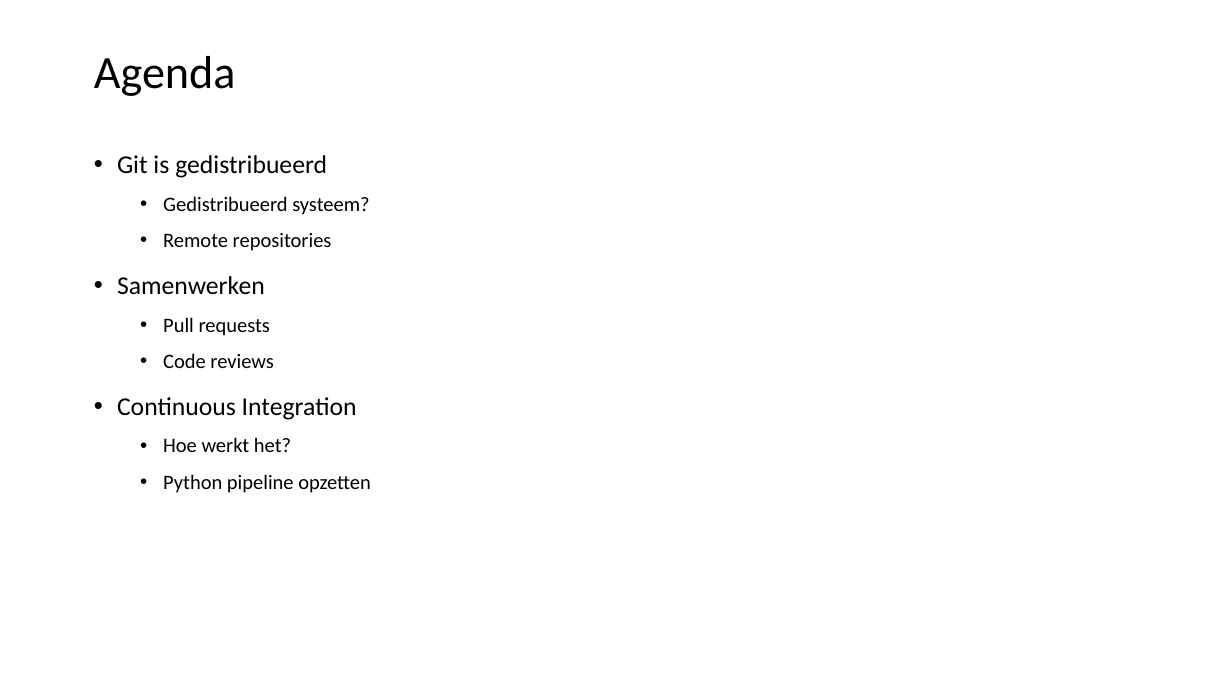
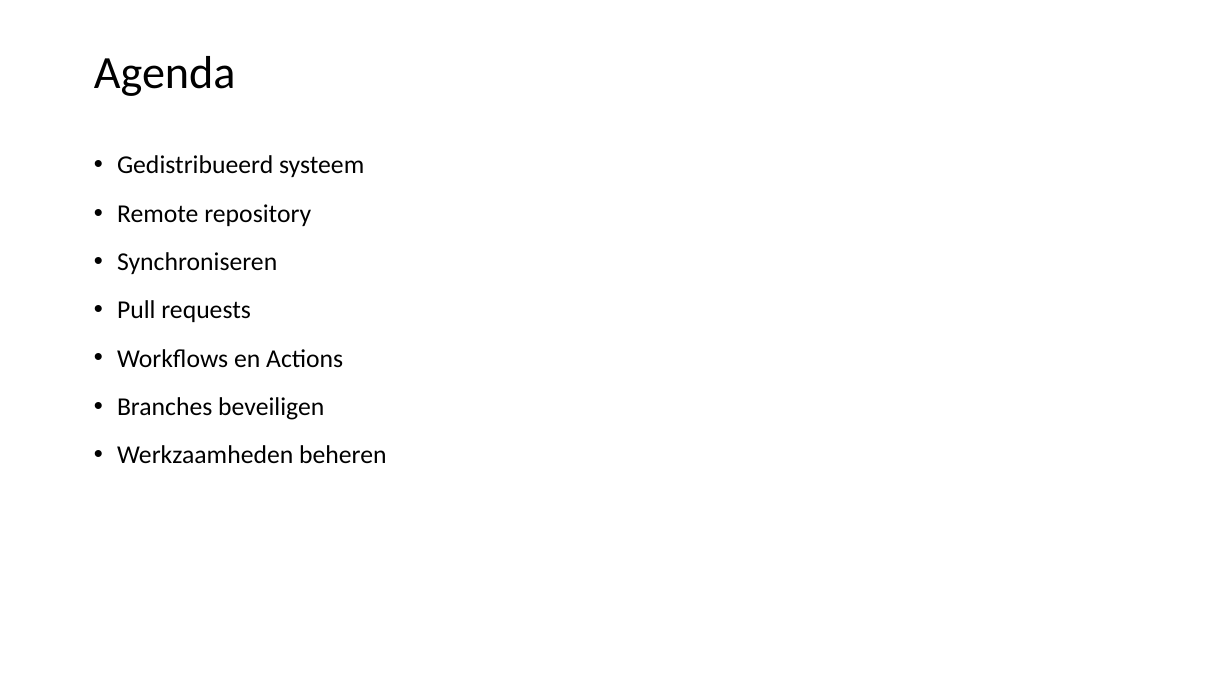
Before and after one commit to LFKoning/knowledge-sharing, a slide deck: slide 2 of git_course/2_collaboration/git_collaboration.pptx. Drawn at 1232x693 pixels with LibreOffice and Linux fonts; fonts in the diff are those of the drawing. Boxes give left, top, right and bottom in pixels: in the first picture for what was removed or moved away, otherwise in the second. Text is boxed around its words. In the diff, an @@ line names an element or a change of style, - is before the commit and + after.

```diff
--- a/git_course/2_collaboration/git_collaboration.pptx
+++ b/git_course/2_collaboration/git_collaboration.pptx
@@ text at (x1=117, y1=155, x2=364, y2=274): text changed; size 16 to 20 pt @@
-• Git is gedistribueerd
-  • Gedistribueerd systeem?
-  • Remote repositories
-• Samenwerken
+• Gedistribueerd systeem
+• Remote repository
+• Synchroniseren
@@ text at (x1=117, y1=300, x2=251, y2=322): size 16 to 20 pt in "Pull requests"; list level 2 to 1 in "Pull requests" @@
@@ text at (x1=117, y1=349, x2=386, y2=464): text changed; size 16 to 20 pt @@
-  • Code reviews
-• Continuous Integration
-  • Hoe werkt het?
-  • Python pipeline opzetten
+• Workflows en Actions
+• Branches beveiligen
+• Werkzaamheden beheren
```
Also in this commit, not shown: 3 other slides changed.
